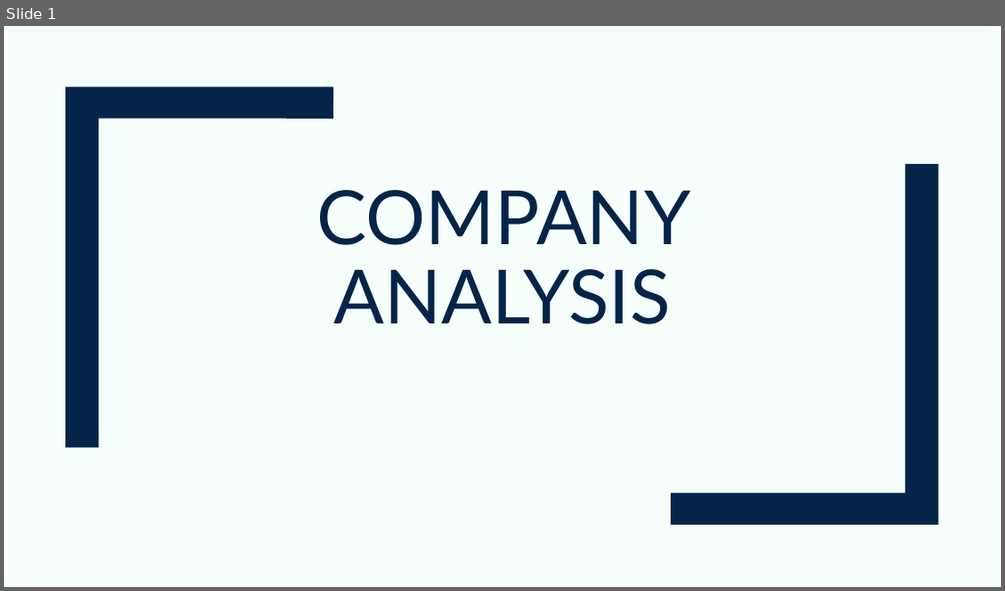
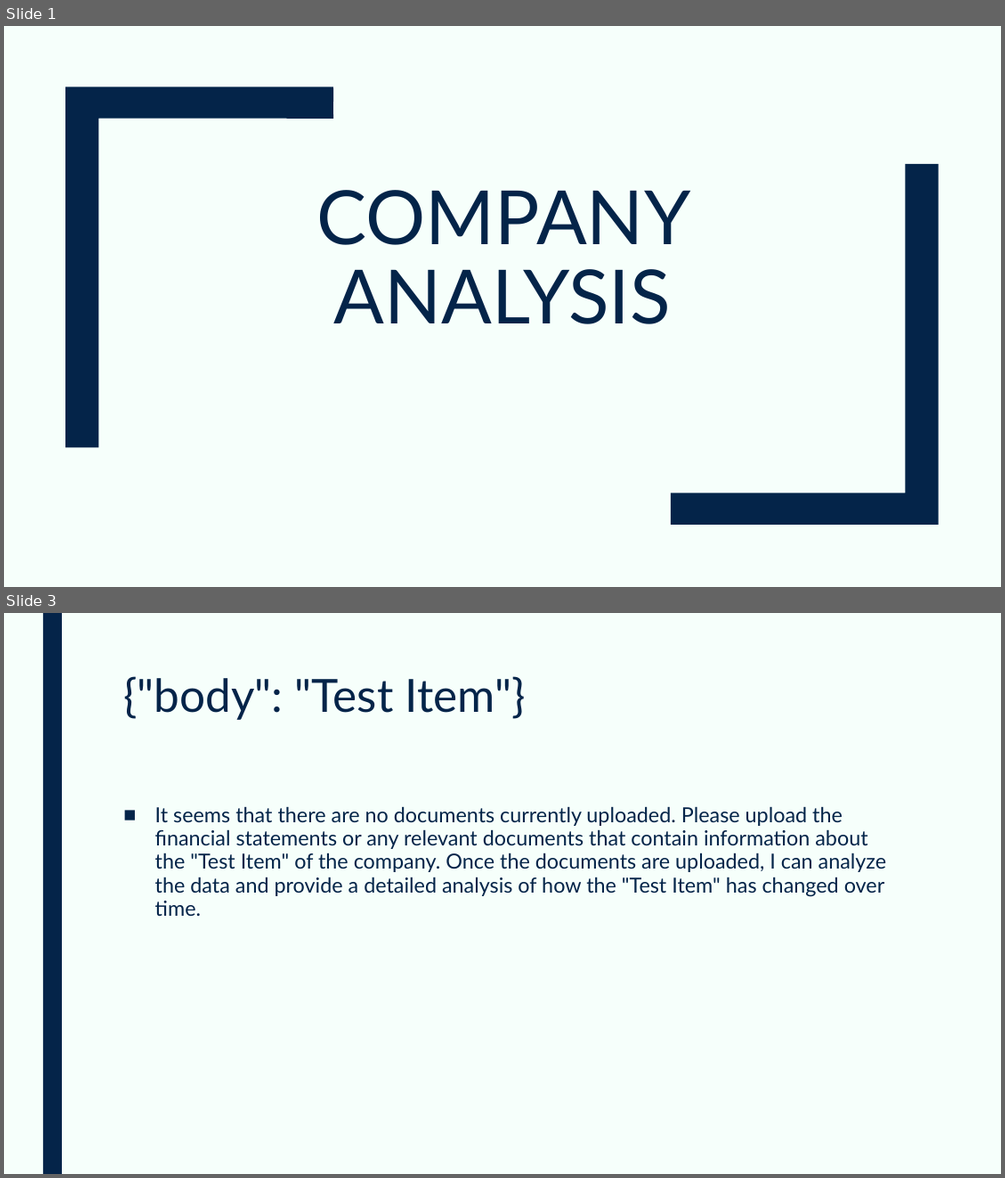
Before and after one commit to devangovind/AMUCLDISS, a slide deck: fastapi-backend/pres/output.pptx. Shown one above the other, each under a label of ours: slide 1 before the commit, slides 1 and 3 after it; the slides between them are not shown. The pictures are 1005x591 and 1005x1178 pixels, drawn with LibreOffice and Linux fonts; fonts in the diff are those of the drawing. Boxes give left, top, right and bottom in pixels: in the first picture for what was removed or moved away, otherwise in the second. Text is boxed around its words. In the diff, an @@ line names an element or a change of style, - is before the commit and + after.

Commit message:
test for missing env

```diff
--- a/fastapi-backend/pres/output.pptx
+++ b/fastapi-backend/pres/output.pptx
@@ slide 3 added at <box>4,613,1001,1174</box>, background #F6FFFB @@
@@ rectangle added at <box>43,613,62,1174</box>, fill #042449 @@
@@ title added at <box>123,676,526,720</box>, 44 pt, text #042449 @@
+{"body": "Test Item"}
@@ text added at <box>155,806,886,916</box>, 20 pt, text #042449 @@
+■ It seems that there are no documents currently uploaded. Please upload the financial statements or any relevant documents that contain information about the "Test Item" of the company. Once the documents are uploaded, I can analyze the data and provide a detailed analysis of how the "Test Item" has changed over time.
```
Also in this commit, not shown: 1 other slide added, 8 slides removed, 3 other files.
